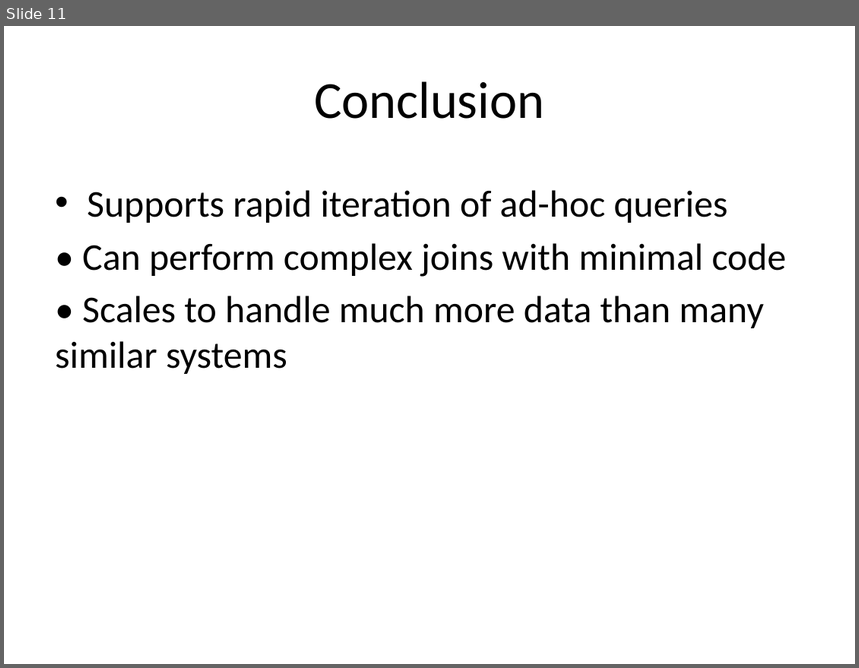
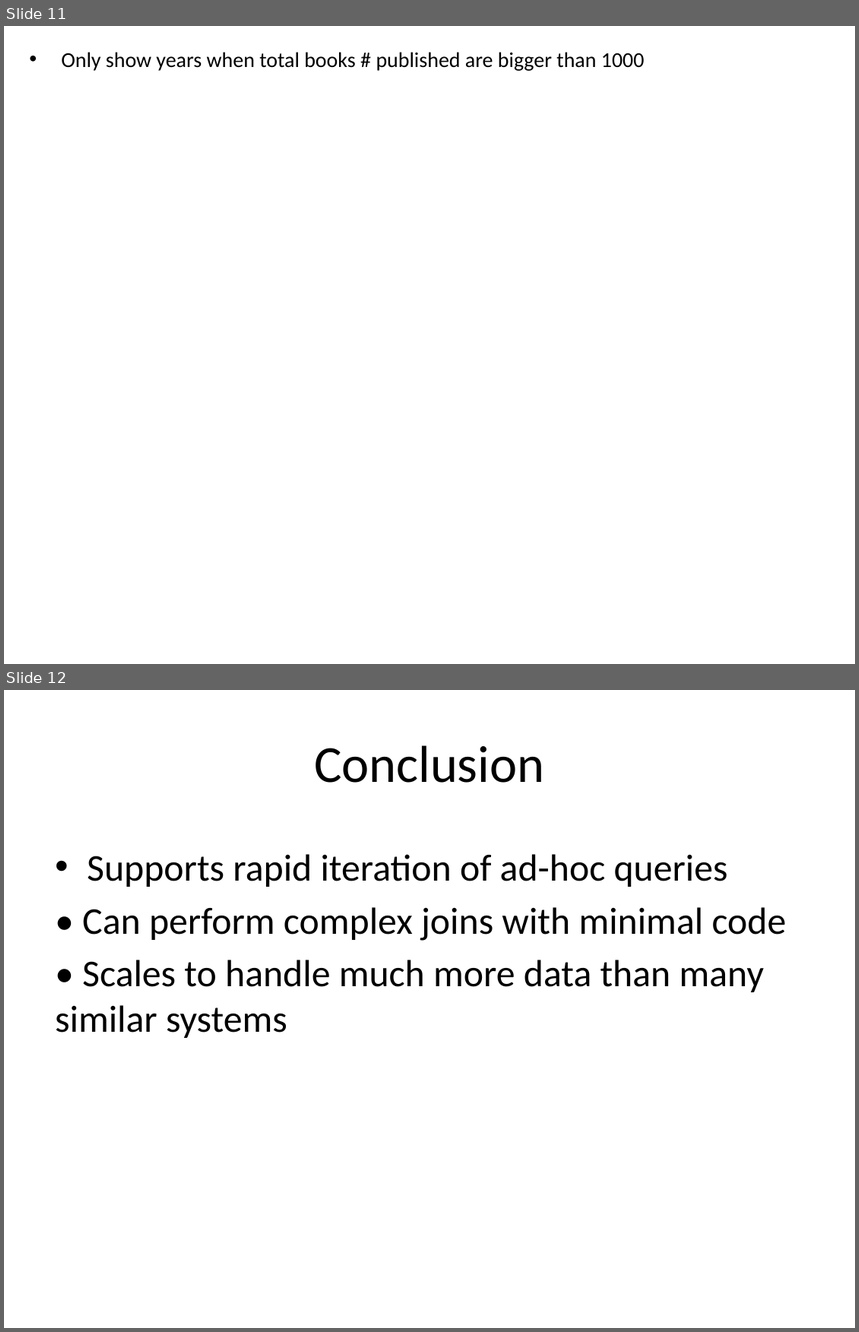
Before and after one commit to wjmagic9/CS5590_Midterm, a slide deck: Mid-term slides.pptx. Shown one above the other, each under a label of ours: slide 11 before the commit, slides 11 and 12 after it. The pictures are 859x668 and 859x1332 pixels, drawn with LibreOffice and Linux fonts; fonts in the diff are those of the drawing; background and template pictures are left out. Boxes give left, top, right and bottom in pixels: in the first picture for what was removed or moved away, otherwise in the second. Text is boxed around its words. In the diff, an @@ line names an element or a change of style, - is before the commit and + after.

```diff
--- a/Mid-term slides.pptx
+++ b/Mid-term slides.pptx
@@ slide 11 added at (4,26,855,664), background picture (left out) @@
@@ text added at (61,52,645,71), 18 pt, text #000000 @@
+• Only show years when total books # published are bigger than 1000
@@ what was slide 11 is now slide 12 @@
```
Also in this commit, not shown: 1 slide changed, 3 other files.
